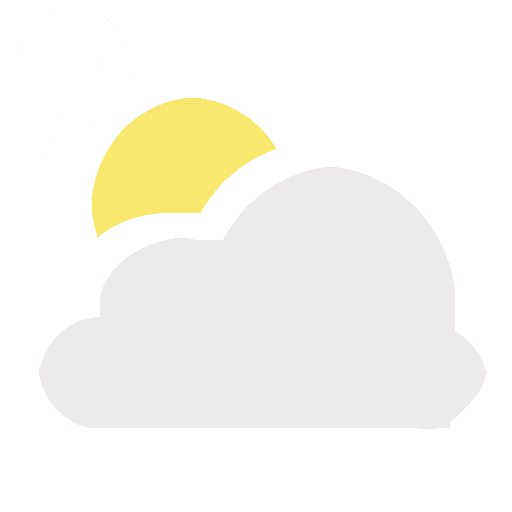
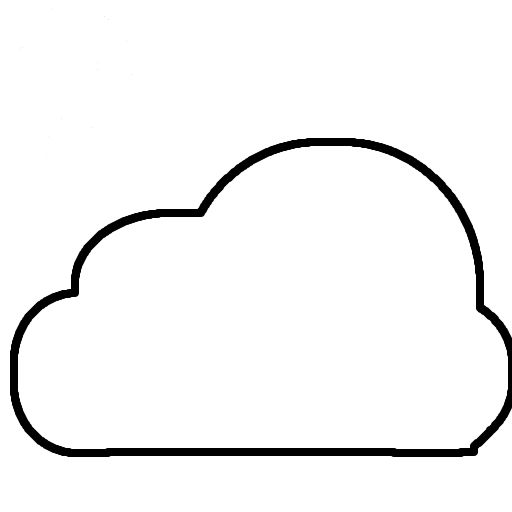
Two versions of the same layered image (512x512). Layer-by-layer changes:
painted on "Layer" over 10, 138, 512, 457
painted on "Sole" over 92, 98, 293, 311
